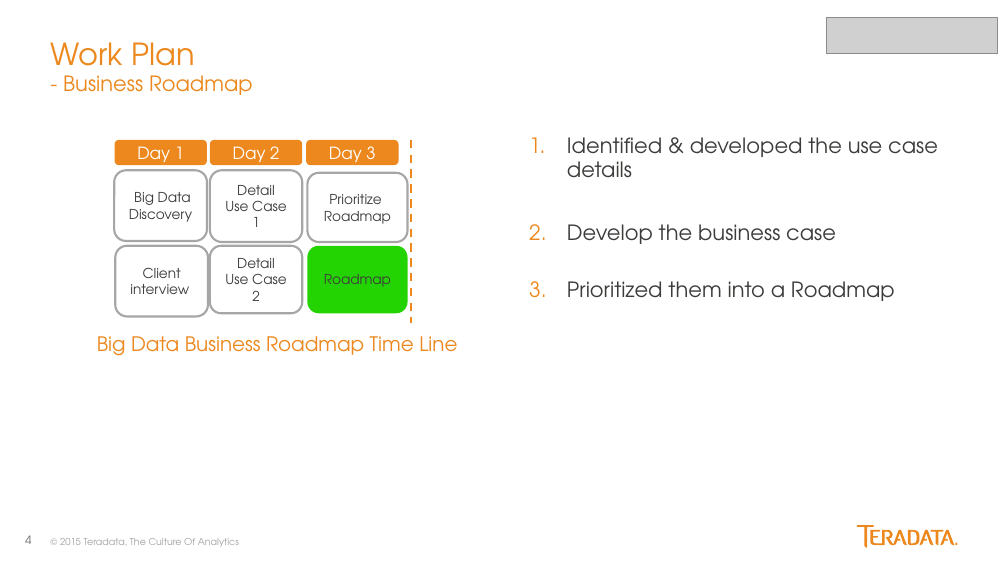
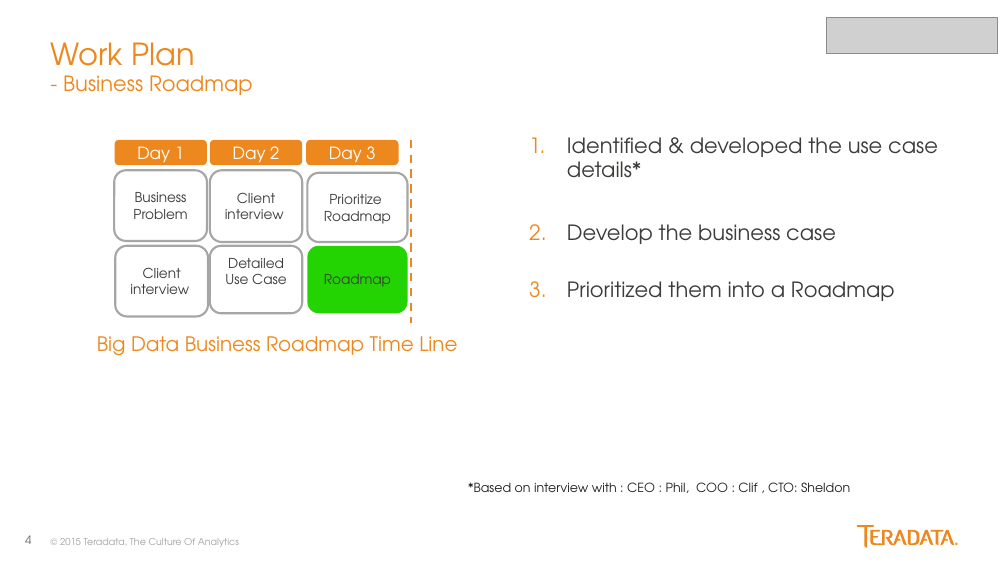
Before and after one commit to georgios-tsolakis-td/Bootcamp_Mar17_London, a slide deck: slide 4 of Fly Big/Roadmap.pptx. Drawn at 1008x567 pixels with LibreOffice and Linux fonts; fonts in the diff are those of the drawing; grey boxes stand for pictures. Boxes give left, top, right and bottom in pixels: in the first picture for what was removed or moved away, otherwise in the second. Text is boxed around its words. In the diff, an @@ line names an element or a change of style, - is before the commit and + after.

Commit message:
Roadmap final final final

```diff
--- a/Fly Big/Roadmap.pptx
+++ b/Fly Big/Roadmap.pptx
@@ text at (567,137,938,178): text changed @@
-1. Identified & developed the use case details
+1. Identified & developed the use case details*
@@ text in rounded rectangle at (133,192,187,219): text changed @@
-Big Data Discovery
+Business Problem
@@ text in rounded rectangle at (225,192,284,219): text changed @@
-Detail
-Use Case
-1
+Client interview
@@ text in rounded rectangle at (228,258,284,275): text changed @@
-Detail
+Detailed
@@ text in rounded rectangle at (252,291,260,301): paragraph removed @@
-2
@@ text added at (468,482,850,493), 12 pt, text #231F20 @@
+*Based on interview with : CEO : Phil, COO : Clif , CTO: Sheldon
```
Also in this commit, not shown: 5 other slides changed.
